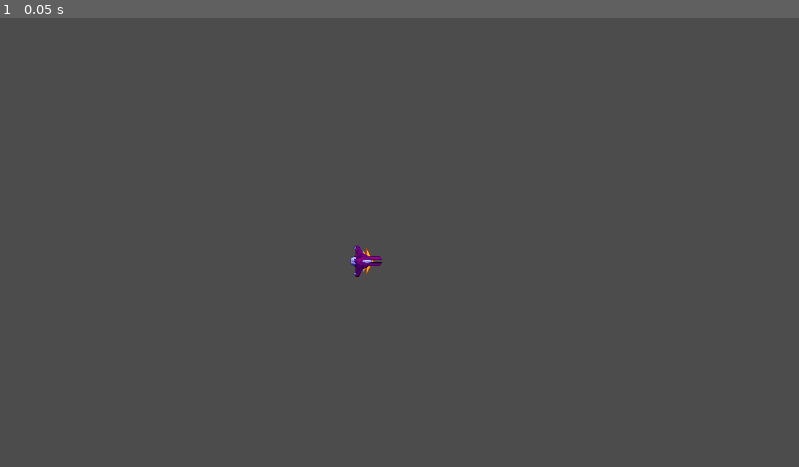
Above: before the commit, frame 1.
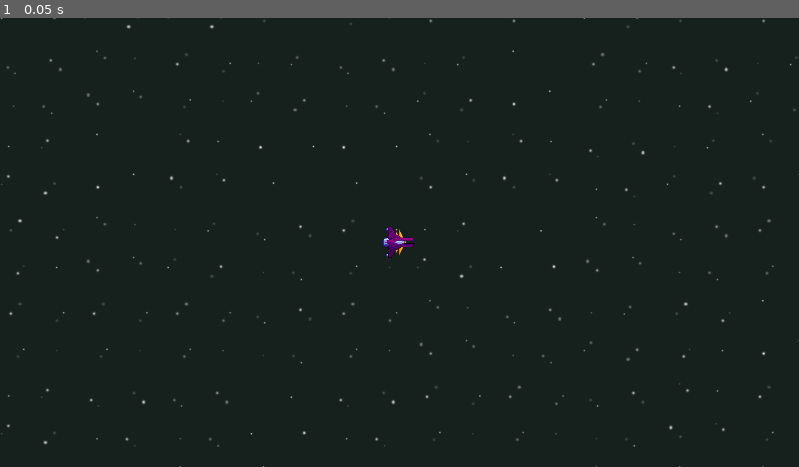
Above: after the commit, the same moment.

Repository: juanfran/space-hunters
Game: Godot game, scene res://space.tscn
The game is run twice, just before and just after one commit, with the same random seed, the same clock (stepped at 60 frames per second) and the same inputs.
Inputs:
- Up to frame 1 (0.05 s): no input

The runs differ from the first frame. In frame 1, 100% of the frame differs, in the area x 0-100%, y 0-100%.

Commit message:
basic map

Diff:
--- /dev/null
+++ b/level1.gd
@@ -0,0 +1,28 @@
+extends Node2D
+
+const MAP_SIZE = Vector2(5000, 5000)
+const SPRITE_SIZE =  Vector2(200, 200)
+
+# Called when the node enters the scene tree for the first time.
+func _ready():
+    randomize()
+
+    for row in range(0, MAP_SIZE.x / SPRITE_SIZE.x):
+        for column in range(0, MAP_SIZE.y / SPRITE_SIZE.y):
+            var texture = ImageTexture.new()
+            print("./assets/stars/space" + str(randi() % 6 + 1) + ".png")
+            texture.load("./assets/stars/space" + str(randi() % 6 + 1) + ".png")
+
+            var position = Vector2(SPRITE_SIZE.x * row, SPRITE_SIZE.y * column)
+
+            var sprite = Sprite.new()
+            sprite.set_position(position)
+            sprite.set_texture(texture)
+            print((randi() % 4) * 90)
+            sprite.rotate(deg2rad((randi() % 4)) * 90)
+
+            self.add_child(sprite)
+
+# Called every frame. 'delta' is the elapsed time since the previous frame.
+#func _process(delta):
+#    pass
--- /dev/null
+++ b/level1.tscn
@@ -0,0 +1,6 @@
+[gd_scene load_steps=2 format=2]
+
+[ext_resource path="res://level1.gd" type="Script" id=1]
+
+[node name="level1" type="Node2D"]
+script = ExtResource( 1 )
--- /dev/null
+++ b/space.gd
@@ -0,0 +1,15 @@
+extends Node2D
+
+
+# Declare member variables here. Examples:
+# var a = 2
+# var b = "text"
+
+# Called when the node enters the scene tree for the first time.
+func _ready():
+    pass
+
+
+# Called every frame. 'delta' is the elapsed time since the previous frame.
+#func _process(delta):
+#    pass
--- a/space.tscn
+++ b/space.tscn
@@ -1,8 +1,17 @@
-[gd_scene load_steps=2 format=2]
+[gd_scene load_steps=4 format=2]
 
 [ext_resource path="res://ship.tscn" type="PackedScene" id=1]
+[ext_resource path="res://space.gd" type="Script" id=2]
+[ext_resource path="res://level1.tscn" type="PackedScene" id=3]
 
 [node name="space" type="Node2D"]
+script = ExtResource( 2 )
 
 [node name="ship" parent="." instance=ExtResource( 1 )]
 position = Vector2( 881.386, 585.437 )
+z_index = 1
+
+[node name="Camera2D" type="Camera2D" parent="ship"]
+current = true
+
+[node name="level1" parent="." instance=ExtResource( 3 )]
Binary file added: assets/stars/space1.png
Not shown, added: assets/stars/space1.png.import
Binary file added: assets/stars/space2.png
Not shown, added: assets/stars/space2.png.import
Binary file added: assets/stars/space3.png
Not shown, added: assets/stars/space3.png.import
Binary file added: assets/stars/space4.png
Not shown, added: assets/stars/space4.png.import
Binary file added: assets/stars/space5.png
Not shown, added: assets/stars/space5.png.import
Binary file added: assets/stars/space6.png
Not shown, added: assets/stars/space6.png.import
(and 1 more such lines)
